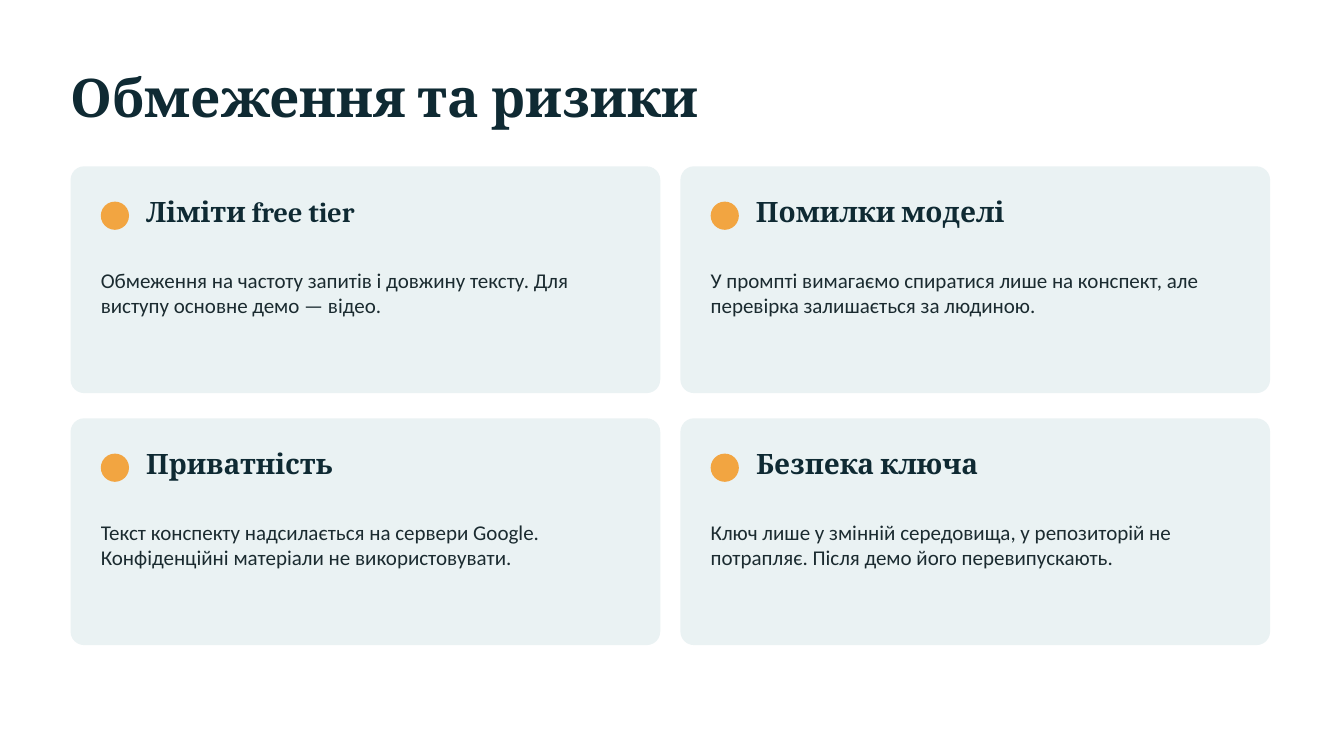
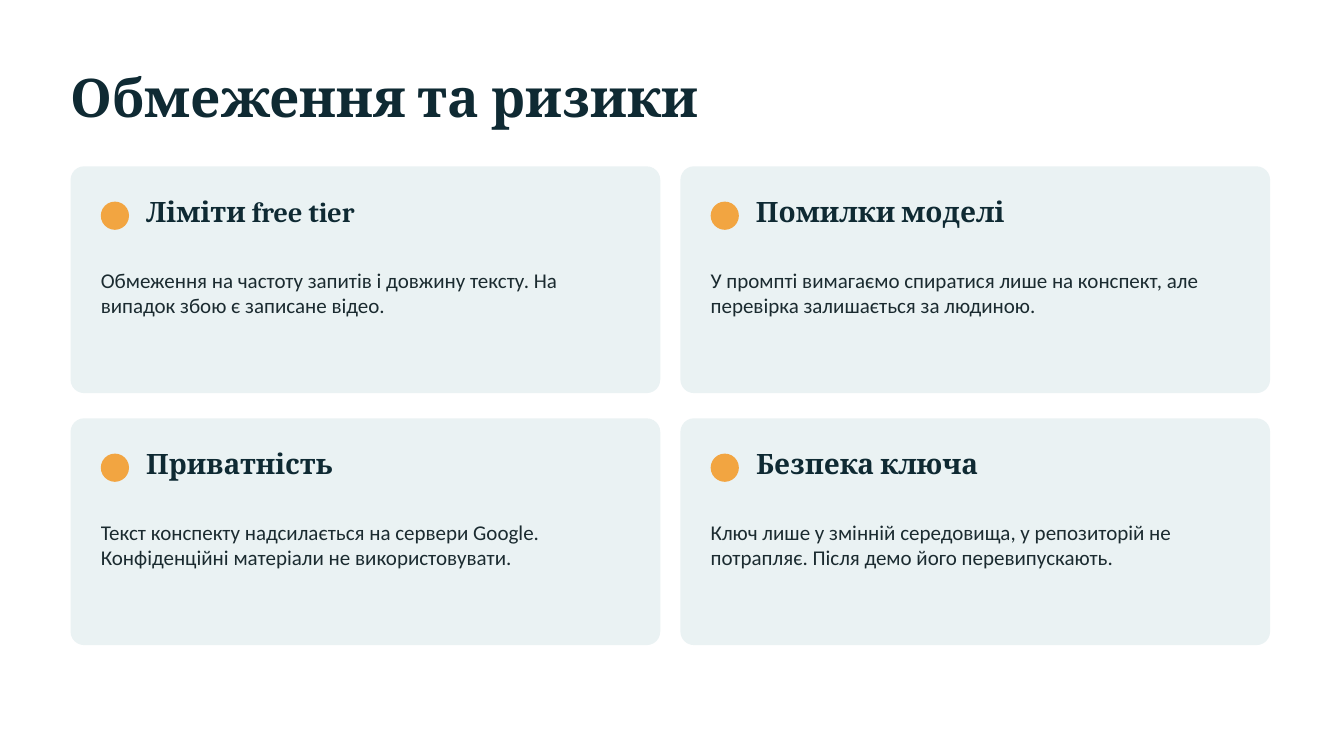
Before and after one commit to DanyloKuch/gemini-study-helper, a slide deck: slide 7 of presentation/Lab2_presentation.pptx. Drawn at 1344x756 pixels with LibreOffice and Linux fonts; fonts in the diff are those of the drawing. Boxes give left, top, right and bottom in pixels: in the first picture for what was removed or moved away, otherwise in the second. Text is boxed around its words. In the diff, an @@ line names an element or a change of style, - is before the commit and + after.

```diff
--- a/presentation/Lab2_presentation.pptx
+++ b/presentation/Lab2_presentation.pptx
@@ text at [101,273,557,317]: text changed @@
-Обмеження на частоту запитів і довжину тексту. Для виступу основне демо — відео.
+Обмеження на частоту запитів і довжину тексту. На випадок збою є записане відео.
```
Also in this commit, not shown: 1 slide added, 1 slide removed, 6 other files.
